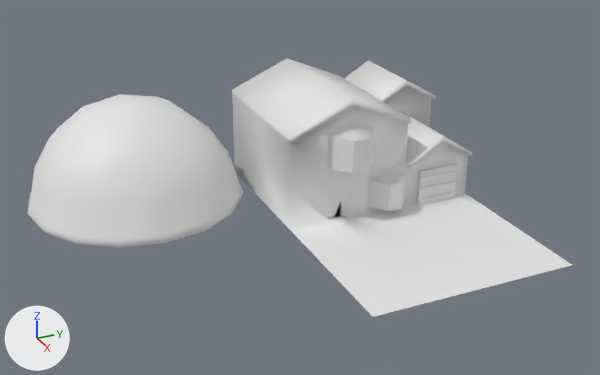
The Blender file Assets/Blenders/Houses.blend: old version first, new version second.
One viewpoint serves both versions: a camera (50 mm lens) standing at (7.79, -1.66, 3.66) and looking at (1.18, 1.31, 0.36). Arrows for +X, +Y and +Z are at lower left; the lights stay in place.

Names of what the first picture shows: 'Dome', 'FamilyHome'.
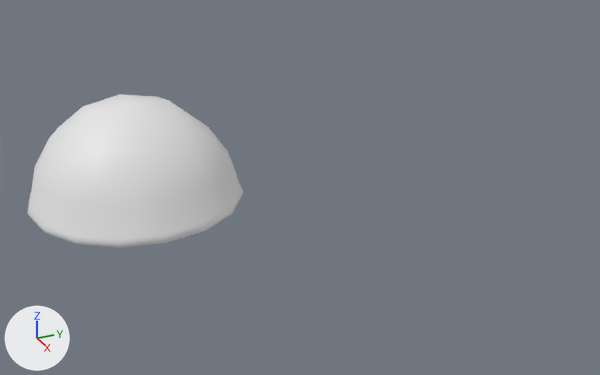
Commit message: Minor fixes to family home

Boxes [x1, y1, x2, y2] around the edits, measured in the pictures (600 x 375 px):
'FamilyHome', hidden: before [232, 58, 572, 317]

What the commit changed:
Object 'FamilyHome' (ob_familyhome) is now hidden.
